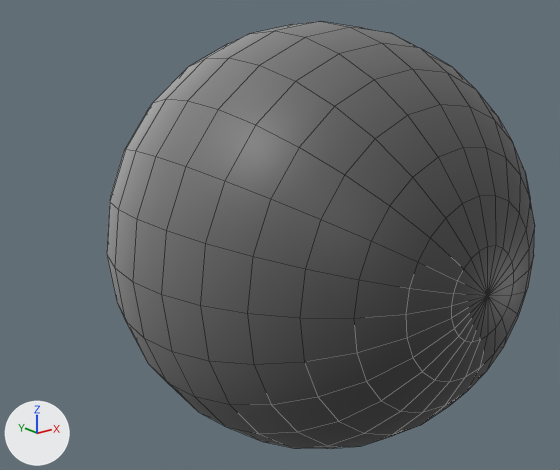
A saved change to the Blender file environment/skyeye.blend.
Camera for both pictures: a camera (50 mm lens) standing at (-239.0, -269.0, 113.0) and looking at (-11.0, 15.0, -1.0). The lights are fixed; the arrows at lower left show +X, +Y and +Z. The older version comes first. Mesh edges are drawn as thin lines.

The older version as bpy lines, for what is in view:
```python
me_sphere = bpy.data.meshes.new('Sphere')
me_sphere.from_pydata(...)  # a UV sphere (24 segments, 16 rings, poles along y) spanning x -100.0..100.0, y -100.0..100.0, z -100.0..100.0
me_sphere.polygons.foreach_set('use_smooth', [True] * 384)
me_sphere.materials.append(mat_material)  # picture img_color_atlas_png
ob_sphere = bpy.data.objects.new('Sphere', me_sphere)
ob_sphere.location = (0.0, 0.0, 0.0)
```
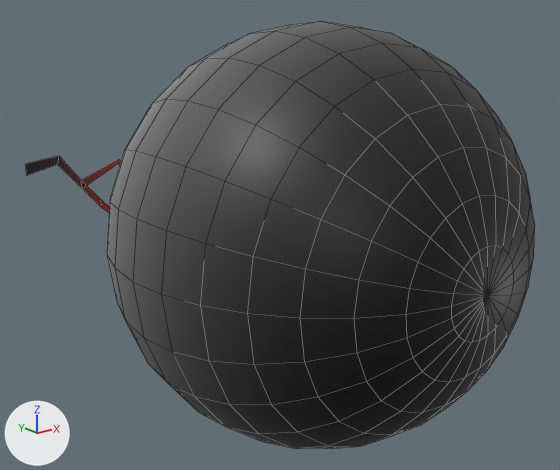
Where the change shows, as pixel boxes [x1, y1, x2, y2] in the pictures (560 x 470 px):
'Sphere', reshaped (19% wider)
    before: [107, 22, 535, 448]
    after: [26, 22, 535, 448]
part 1 of me_sphere, added
    after: [26, 156, 121, 212]
part 2 of me_sphere, surface changed (darker)
    both: [107, 22, 535, 448]

Edits to the bpy script that builds the scene:
```text
Change me_sphere:
    used by ob_sphere; location = (0.0, 0.0, 0.0)
    remove me_sphere.from_pydata(...)  # 362 vertices, 384 faces; spans x -100.0..100.0, y -100.0..100.0, z -100.0..100.0
    add me_sphere.from_pydata(...)  # 376 vertices, 391 faces; spans x -100.0..100.0, y -100.0..113.0, z -100.0..100.0
    me_sphere part 1: a new loose piece of 14 vertices spanning x -98.0..-38.0, y 113.0, z -9.0..31.0, in mat_material (picture img_color_atlas_png)
    me_sphere part 2: 264 kept faces spanning x -100.0..100.0, y -100.0..98.0, z -100.0..100.0 get new texture (UV) coordinates
```
